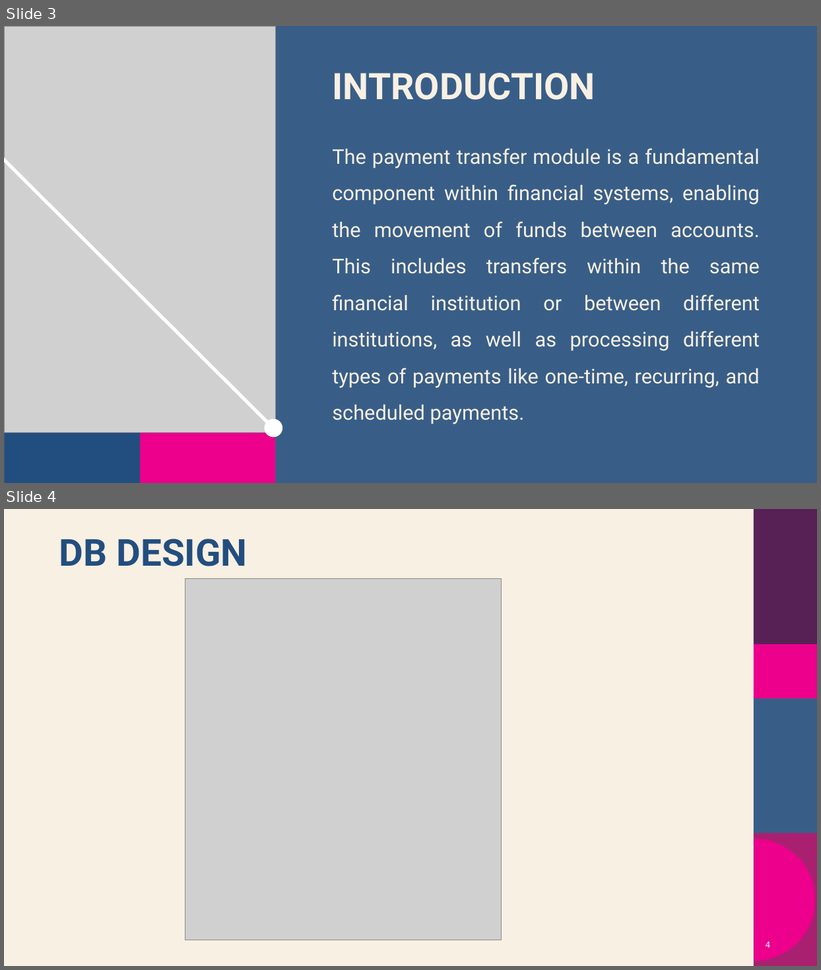
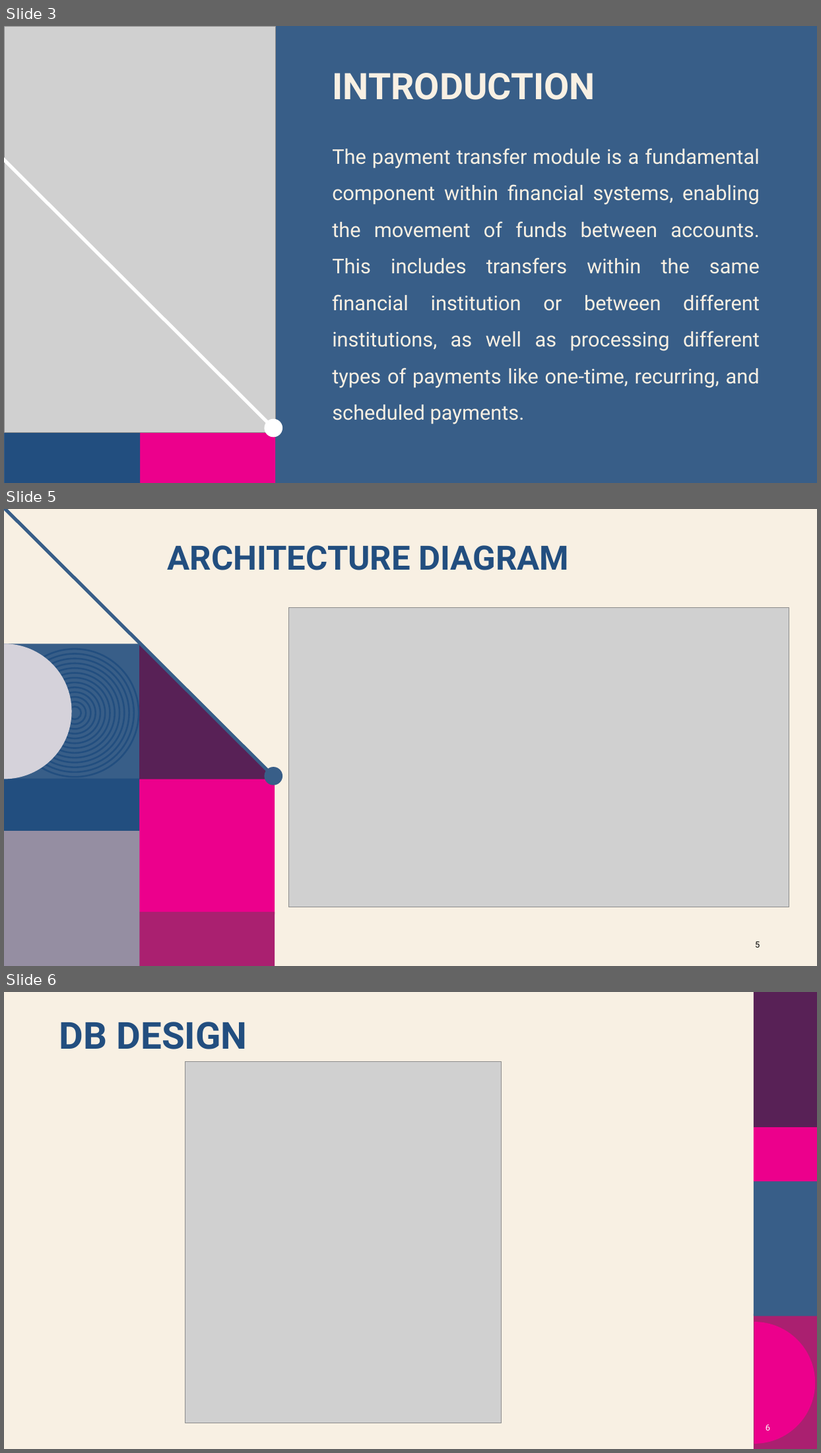
Before and after one commit to Arundhathi-Nayak/DLTE-JAVA-FULL-STACK-ARUNDHATHI-NAYAK-2024, a slide deck: PROJECT/Database-Documentation/MyBANK BANKING APPLICARTION.pptx. Shown one above the other, each under a label of ours: slides 3 and 4 before the commit, slides 3, 5 and 6 after it; the slides between them are not shown. The pictures are 821x970 and 821x1453 pixels, drawn with LibreOffice and Linux fonts; fonts in the diff are those of the drawing; grey boxes stand for pictures; background and template pictures are left out. Boxes give left, top, right and bottom in pixels: in the first picture for what was removed or moved away, otherwise in the second. Text is boxed around its words. In the diff, an @@ line names an element or a change of style, - is before the commit and + after.

```diff
--- a/PROJECT/Database-Documentation/MyBANK BANKING APPLICARTION.pptx
+++ b/PROJECT/Database-Documentation/MyBANK BANKING APPLICARTION.pptx
@@ slide 5 added at bbox=[4, 509, 817, 966], background #F8F0E3 @@
@@ title added at bbox=[168, 545, 570, 570], 39.6 pt, text #224E7F, bold @@
+ARCHITECTURE DIAGRAM
@@ picture added at bbox=[289, 608, 789, 908] @@
@@ group added at bbox=[4, 509, 283, 966]: 14 ellipses, 5 rectangles, 2 freeform shapes, 1 line @@
@@ page number added at bbox=[755, 942, 760, 948], 10 pt, text #000000 @@
+5
@@ what was slide 4 is now slide 6 @@
@@ page number at bbox=[766, 1425, 770, 1431]: text changed @@
-4
+6
```
Also in this commit, not shown: 2 slides changed, 2 other slides added, 53 other files.
